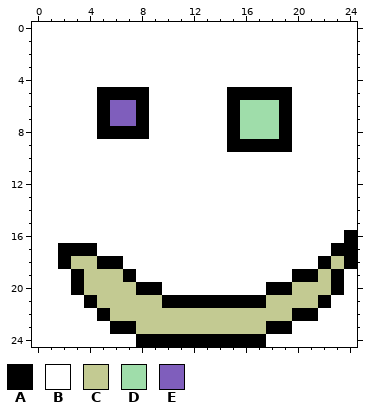
Pixel-art sprite -- images/test_medium_groups_marked.png. The first picture shows the starting point.
The file is 25x25 pixels.
Palette (. is transparent): A #000000  B #ffffff  C #c3ca92  D #9fddaa  E #7f5ebc
Pixels before, first column x 0:
 0 BBBBBBBBBBBBBBBBBBBBBBBBB
 1 BBBBBBBBBBBBBBBBBBBBBBBBB
 2 BBBBBBBBBBBBBBBBBBBBBBBBB
 3 BBBBBBBBBBBBBBBBBBBBBBBBB
 4 BBBBBBBBBBBBBBBBBBBBBBBBB
 5 BBBBBAAAABBBBBBAAAAABBBBB
 6 BBBBBAEEABBBBBBADDDABBBBB
 7 BBBBBAEEABBBBBBADDDABBBBB
 8 BBBBBAAAABBBBBBADDDABBBBB
 9 BBBBBBBBBBBBBBBAAAAABBBBB
10 BBBBBBBBBBBBBBBBBBBBBBBBB
11 BBBBBBBBBBBBBBBBBBBBBBBBB
12 BBBBBBBBBBBBBBBBBBBBBBBBB
13 BBBBBBBBBBBBBBBBBBBBBBBBB
14 BBBBBBBBBBBBBBBBBBBBBBBBB
15 BBBBBBBBBBBBBBBBBBBBBBBBB
16 BBBBBBBBBBBBBBBBBBBBBBBBA
17 BBAAABBBBBBBBBBBBBBBBBBAA
18 BBACCAABBBBBBBBBBBBBBBACA
19 BBBACCCABBBBBBBBBBBBAACAB
20 BBBACCCCAABBBBBBBBAACCCAB
21 BBBBACCCCCAAAAAAAACCCCABB
22 BBBBBACCCCCCCCCCCCCCAABBB
23 BBBBBBAACCCCCCCCCCAABBBBB
24 BBBBBBBBAAAAAAAAAABBBBBBB
Now the later version:
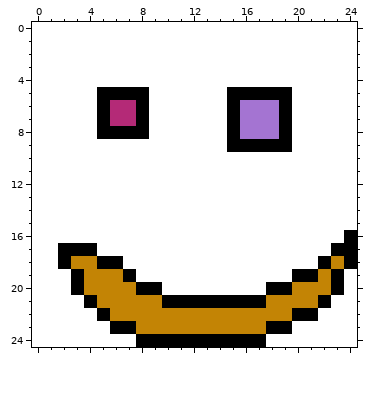
The exact change:
colour C: #c3ca92 -> #c38405
colour D: #9fddaa -> #a474d2
colour E: #7f5ebc -> #b42a77
